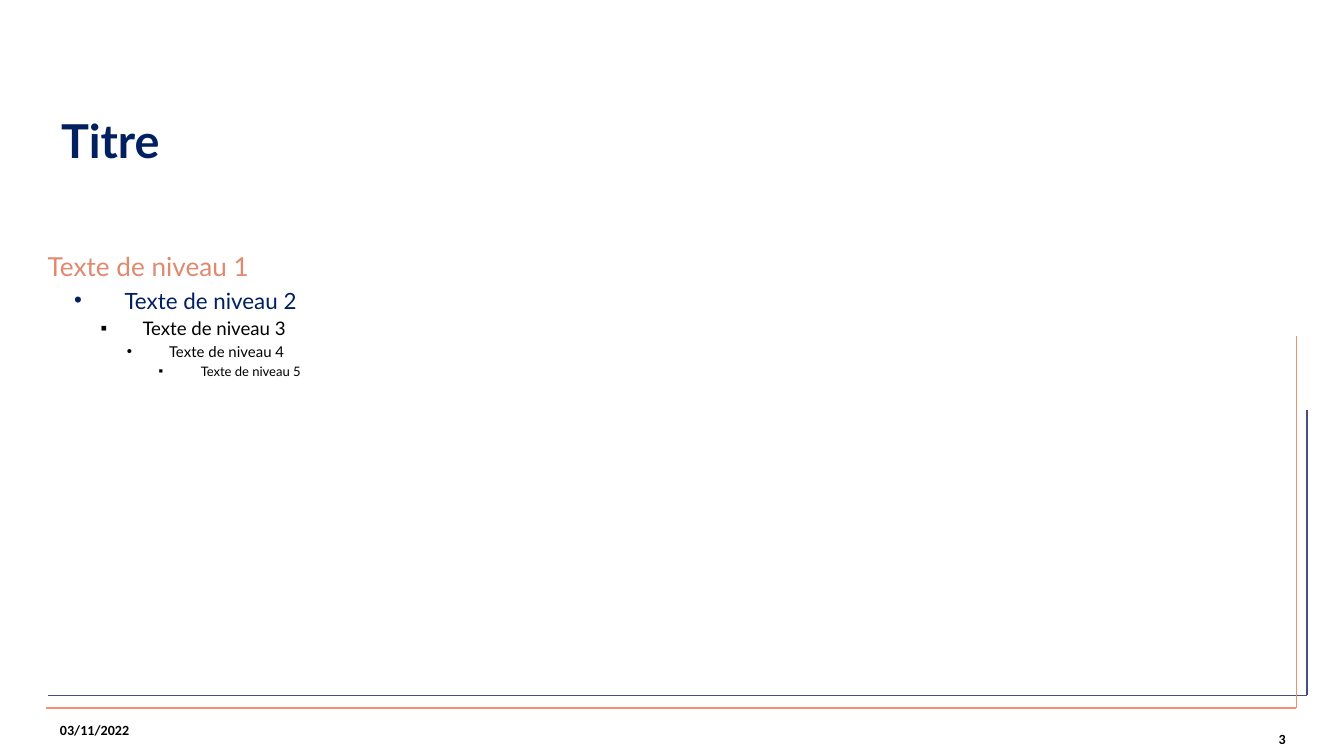
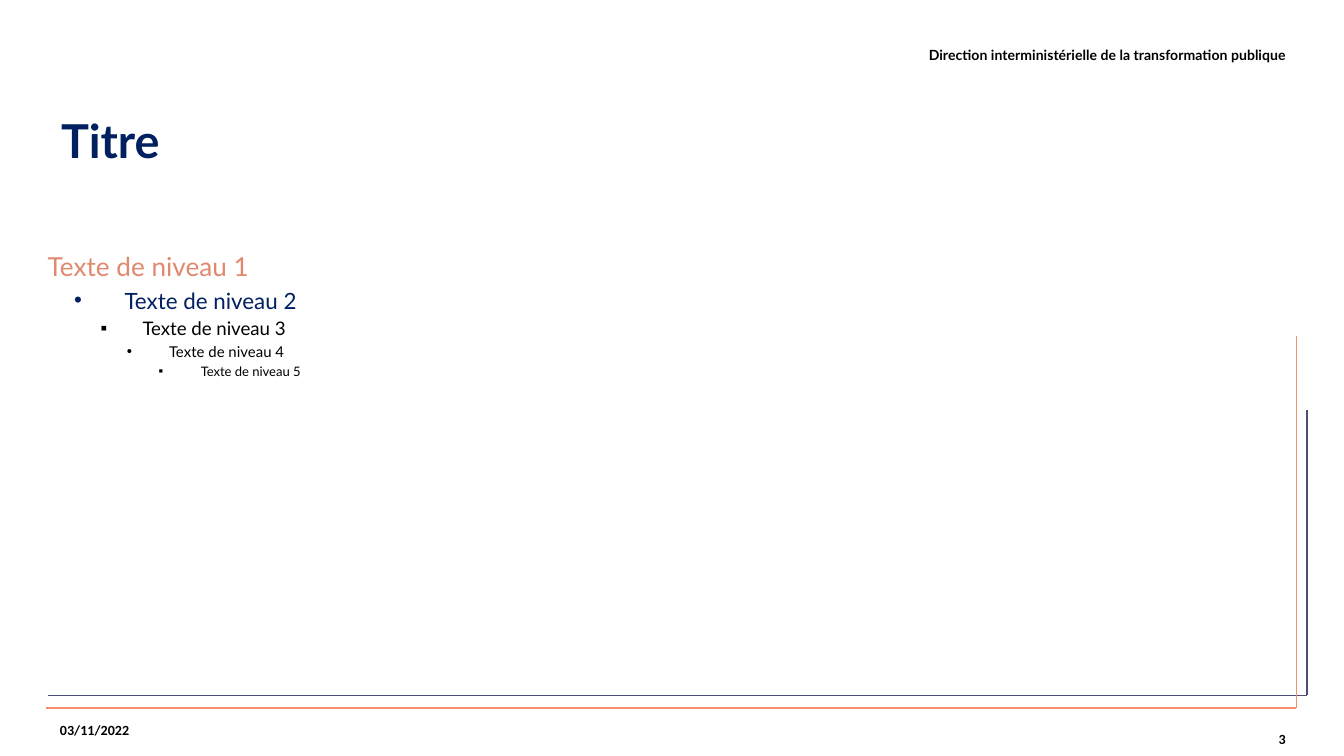
Before and after one commit to spyrales/quarto-gouv, a slide deck: slide 3 of _extensions/presentation-gouv/ressources/template_presentation.pptx. Drawn at 1344x756 pixels with LibreOffice and Linux fonts; fonts in the diff are those of the drawing; background and template pictures are left out. Boxes give left, top, right and bottom in pixels: in the first picture for what was removed or moved away, otherwise in the second. Text is boxed around its words. In the diff, an @@ line names an element or a change of style, - is before the commit and + after.

```diff
--- a/_extensions/presentation-gouv/ressources/template_presentation.pptx
+++ b/_extensions/presentation-gouv/ressources/template_presentation.pptx
@@ text added at box(929, 49, 1286, 63), 7.5 pt, text #000000, bold @@
+Direction interministérielle de la transformation publique
```
Also in this commit, not shown: 2 other slides changed, 1 slide added, 1 slide removed.
